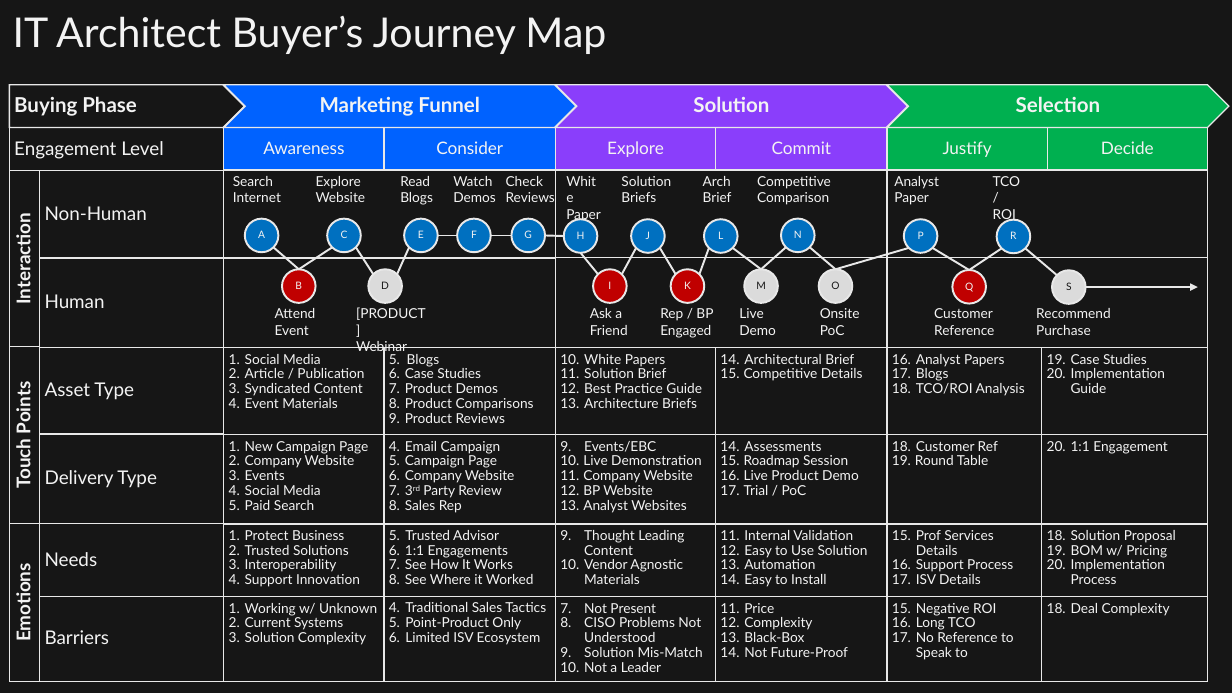
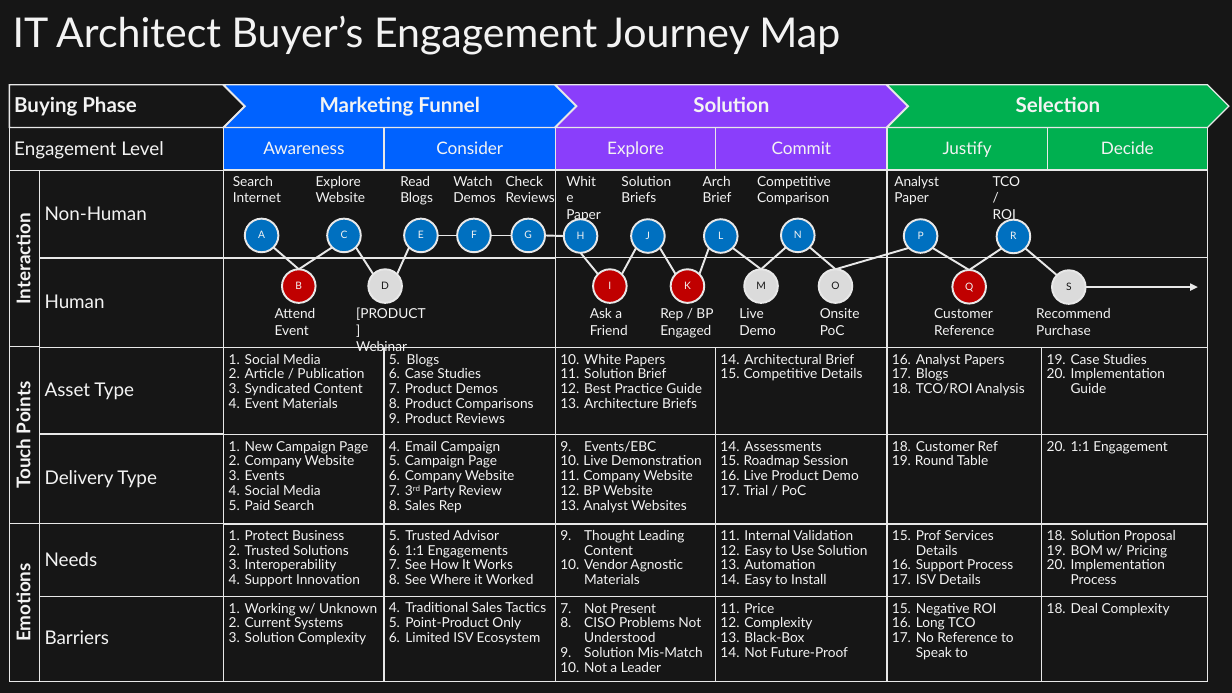
Before and after one commit to scott-s-baker/scott-s-baker.github.io, a slide deck: slide 4 of assets/Buyer Persona Example.pptx. Drawn at 1232x693 pixels with LibreOffice and Linux fonts; fonts in the diff are those of the drawing. Boxes give left, top, right and bottom in pixels: in the first picture for what was removed or moved away, otherwise in the second. Text is boxed around its words. In the diff, an @@ line names an element or a change of style, - is before the commit and + after.

```diff
--- a/assets/Buyer Persona Example.pptx
+++ b/assets/Buyer Persona Example.pptx
@@ text at (13, 16, 840, 55): text changed @@
-IT Architect Buyer’s Journey Map
+IT Architect Buyer’s Engagement Journey Map
```
Also in this commit, not shown: 1 other slide changed, 4 other files.
